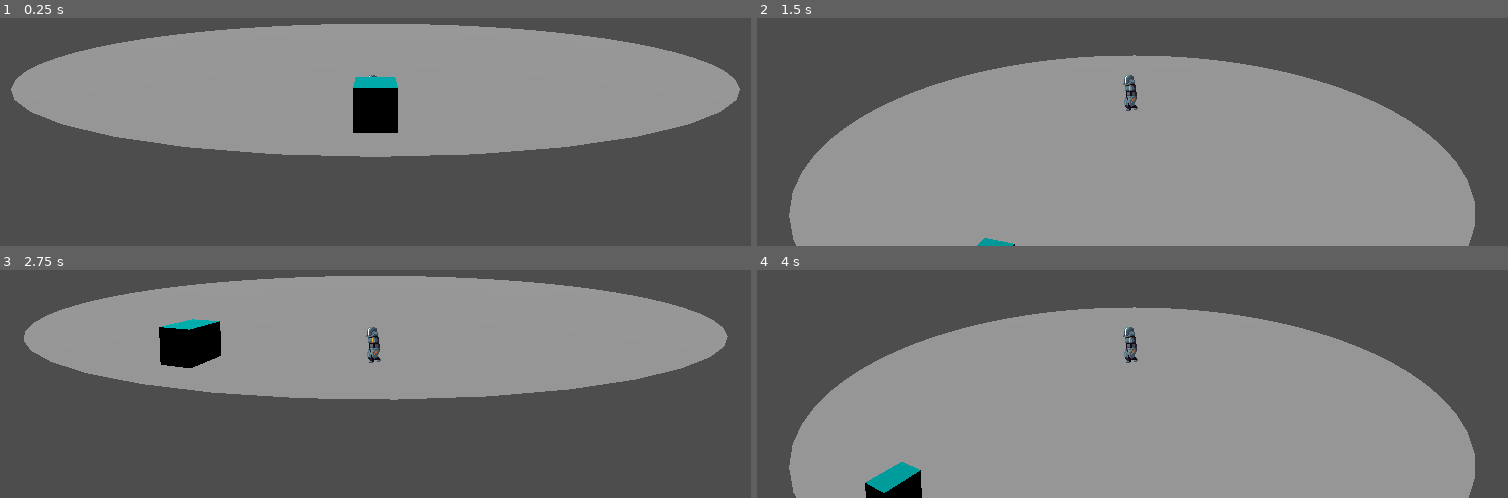
Above: before the commit, frames 1-4 (two rows, left to right).
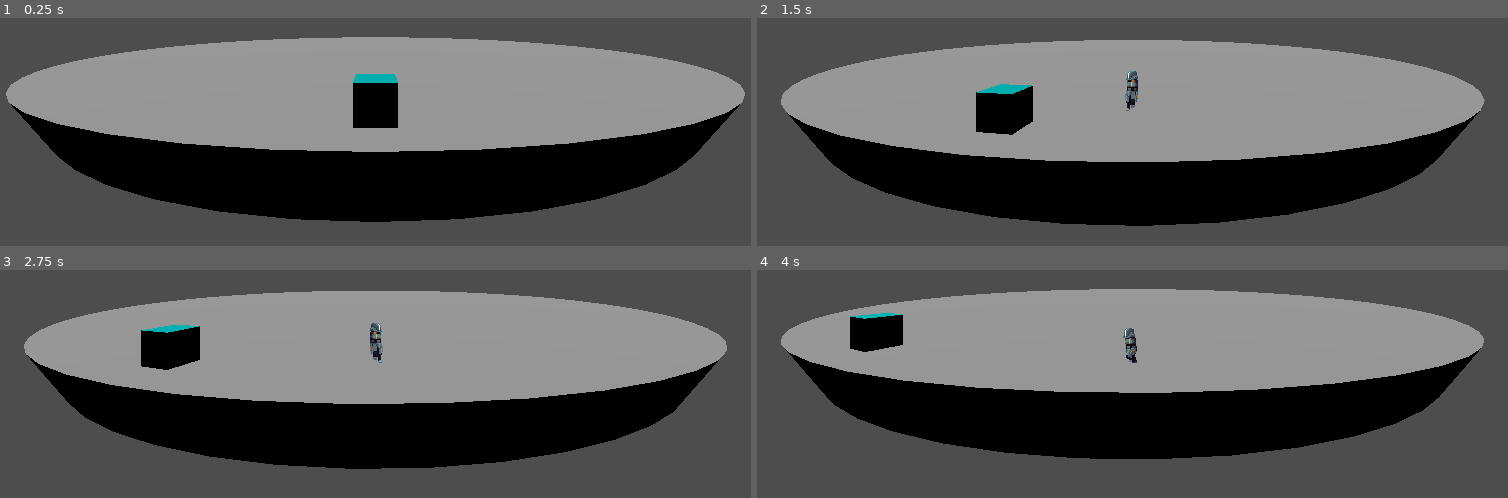
Above: after the commit, the same moments.

Repository: Jafeth12/VJ-FIB
Game: Godot game, scene res://main.tscn
Same seed, same stepped clock (60 frames per second), same inputs: the game is played once before the commit and once after it.
Inputs:
- Up to frame 1 (0.25 s): no input
- Up to frame 2 (1.5 s): tap Enter at 0.5 s; hold Right (move_right) 0.53-1.28 s; tap Up (jump) at 0.6, 0.77, 1.07, 1.35 s; hold Left (move_left) from 1.28 s (still down)
- Up to frame 3 (2.75 s): tap Up (jump) at 1.52, 1.82, 2.1 s; release Left (move_left) at 2.03 s; hold Right (move_right) from 2.03 s (still down)
- Up to frame 4 (4 s): tap Up (jump) at 2.85, 3.02, 3.32, 3.6, 3.77 s; release Right (move_right) at 3.53 s; hold Left (move_left) from 3.53 s (still down)

The runs differ from the first frame. In frame 1, 29% of the frame differs, in the area x 0-100%, y 2-90%; in frame 2, 52%; in frame 3, 30%; in frame 4, 59%, in the area x 3-97%, y 8-100%.

Commit message:
[IMP]: jugador se mueve bien y animaciones

Diff:
--- a/3D/entity.gd
+++ b/3D/entity.gd
@@ -1,5 +1,6 @@
 extends CharacterBody3D
 
+enum ANIMATION_STATES { IDLE, WALK, JUMP }
 
 @export var SPEED = PI/8 # 1 lap = 16 secs.
 const JUMP_VELOCITY = 10
@@ -10,6 +11,16 @@
 const player_radius = 18 # TODO: abtraer esto
 @export var alpha = 0
 
+var anim_state = ANIMATION_STATES.IDLE
+
+func _process(delta):
+	if anim_state == ANIMATION_STATES.IDLE:
+		$AnimationPlayer.play("Idle")
+	elif anim_state == ANIMATION_STATES.WALK:
+		$AnimationPlayer.play("Walk")
+	elif anim_state == ANIMATION_STATES.JUMP:
+		$AnimationPlayer.play("Jump")
+	look_at(Vector3(0, get_position().y, 0))
 
 func _physics_process(delta):
 	# Add the gravity.
@@ -40,9 +51,6 @@
 	if move_and_slide():
 		set_alpha_by_position(get_position())
 
-func _process(delta):
-	look_at(Vector3(0, get_position().y, 0))
-
 func get_next_xz():
 	return Vector2(player_radius*sin(alpha), player_radius*cos(alpha))
 
--- a/3D/platform.tscn
+++ b/3D/platform.tscn
@@ -4,7 +4,7 @@
 
 [sub_resource type="CylinderMesh" id="CylinderMesh_8r35x"]
 top_radius = 20.0
-bottom_radius = 5.0
+bottom_radius = 19.0
 
 [sub_resource type="CylinderShape3D" id="CylinderShape3D_k3lfb"]
 radius = 20.0
@@ -29,7 +29,7 @@
 shape = SubResource("CylinderShape3D_k3lfb")
 
 [node name="StaticBody3D" type="StaticBody3D" parent="."]
-transform = Transform3D(1, 0, 0, 0, 1, 0, 0, 0, 1, 0, 1.59469, 18.6388)
+transform = Transform3D(1, 0, 0, 0, 1, 0, 0, 0, 1, 0, 1.595, 18.5)
 
 [node name="cube_mesh" type="MeshInstance3D" parent="StaticBody3D"]
 mesh = SubResource("BoxMesh_pj8i0")
--- a/3D/player.gd
+++ b/3D/player.gd
@@ -1,10 +1,115 @@
-extends Node3D
+extends CharacterBody3D
 
+enum ANIMATION_STATES { IDLE, WALK, JUMP }
+enum FACING { LEFT, RIGHT }
 
-# Called when the node enters the scene tree for the first time.
+@export var SPEED = PI/8 # 1 lap = 16 secs.
+const JUMP_VELOCITY = 7
+
+# Get the gravity from the project settings to be synced with RigidBody nodes.
+# var gravity = ProjectSettings.get_setting("physics/3d/default_gravity")
+const gravity = 15 # TODO: abstraer esto
+const player_radius = 18 # TODO: abtraer esto
+@export var alpha = 0
+
+@export var our_scale = 3
+
+var anim_state = ANIMATION_STATES.IDLE
+var facing = FACING.RIGHT
+
 func _ready():
-	pass
+	$sprite.set_scale(Vector3(our_scale, our_scale, our_scale))
+	$sprite.play("idle")
 
-# Called every frame. 'delta' is the elapsed time since the previous frame.
 func _process(delta):
-	pass
+	update_facing()
+	update_anim_state()
+	look_at(Vector3(0, get_position().y, 0))
+
+func _physics_process(delta):
+	# Add the gravity.
+	if not is_on_floor():
+		velocity.y -= gravity * delta
+
+	# Handle jump.
+	if Input.is_action_just_pressed("jump") and is_on_floor():
+		velocity.y = JUMP_VELOCITY
+
+	# Get the input direction and handle the movement/deceleration.
+	# As good practice, you should replace UI actions with custom gameplay actions.
+	var right_pressed = Input.is_action_pressed("move_right")
+	var left_pressed = Input.is_action_pressed("move_left")
+
+	# Get direction of movement
+	var circular_dir = 0;
+	if right_pressed && !left_pressed:
+		circular_dir = 1
+		facing = FACING.RIGHT
+	elif left_pressed && !right_pressed:
+		circular_dir = -1
+		facing = FACING.LEFT
+
+	# Update alpha
+	alpha += circular_dir * SPEED * delta
+	var next_xz = get_next_xz()
+	velocity.x = (next_xz.x - get_position().x)/delta
+	velocity.z = (next_xz.y - get_position().z)/delta
+
+	var length = velocity.length()
+	if length < 0.005:
+		velocity = Vector3(0, 0, 0)
+
+	move_and_slide()
+	if is_on_wall():
+		set_alpha_by_position(get_position())
+
+func update_anim_state():
+	var current_anim = $sprite.animation
+
+	# prox_estado:
+	match anim_state:
+		ANIMATION_STATES.IDLE:
+			if velocity.y != 0:
+				anim_state = ANIMATION_STATES.JUMP
+			elif velocity.length() > 0:
+				anim_state = ANIMATION_STATES.WALK
+
+		ANIMATION_STATES.WALK:
+			if velocity.y != 0:
+				anim_state = ANIMATION_STATES.JUMP
+			elif velocity.length() == 0:
+				anim_state = ANIMATION_STATES.IDLE
+
+		ANIMATION_STATES.JUMP:
+			if is_on_floor():
+				if velocity.length() > 0:
+					anim_state = ANIMATION_STATES.WALK
+				elif velocity.length() == 0:
+					anim_state = ANIMATION_STATES.IDLE
+
+	# logica_salida:
+	match anim_state:
+		ANIMATION_STATES.IDLE:
+			if current_anim != "idle":
+				$sprite.play("idle")
+
+		ANIMATION_STATES.WALK:
+			if current_anim != "walk":
+				$sprite.play("walk")
+
+		ANIMATION_STATES.JUMP:
+			if current_anim != "jump":
+				$sprite.play("jump")
+
+func update_facing():
+	if facing == FACING.RIGHT:
+		$sprite.set_scale(Vector3(-our_scale, our_scale, our_scale))
+	elif facing == FACING.LEFT:
+		$sprite.set_scale(Vector3(our_scale, our_scale, our_scale))
+
+func get_next_xz():
+	return Vector2(player_radius*sin(alpha), player_radius*cos(alpha))
+
+func set_alpha_by_position(pos):
+	alpha = asin(pos.x/player_radius)
+	# alpha = acos(pos.z/player_radius) # same shit
--- a/3D/player.tscn
+++ b/3D/player.tscn
@@ -1,9 +1,10 @@
-[gd_scene load_steps=48 format=3 uid="uid://d2h5lpkd1b7ff"]
+[gd_scene load_steps=50 format=3 uid="uid://d2h5lpkd1b7ff"]
 
 [ext_resource type="Script" path="res://player.gd" id="1_l5rtp"]
-[ext_resource type="PackedScene" uid="uid://dokf3j2lqi14t" path="res://entity.tscn" id="2_fpybq"]
 [ext_resource type="Texture2D" uid="uid://boqo6wfu1f426" path="res://art/PlayerCyborg-a.png" id="2_vbfnd"]
 
+[sub_resource type="BoxShape3D" id="BoxShape3D_1e10u"]
+
 [sub_resource type="AtlasTexture" id="AtlasTexture_2fqki"]
 atlas = ExtResource("2_vbfnd")
 region = Rect2(256, 0, 64, 64)
@@ -96,17 +97,29 @@
 atlas = ExtResource("2_vbfnd")
 region = Rect2(192, 0, 64, 64)
 
-[sub_resource type="AtlasTexture" id="AtlasTexture_cgmhu"]
-atlas = ExtResource("2_vbfnd")
-region = Rect2(448, 320, 64, 64)
-
-[sub_resource type="AtlasTexture" id="AtlasTexture_lyqku"]
-atlas = ExtResource("2_vbfnd")
-region = Rect2(512, 320, 64, 64)
-
-[sub_resource type="AtlasTexture" id="AtlasTexture_d8rds"]
-atlas = ExtResource("2_vbfnd")
-region = Rect2(576, 320, 64, 64)
+[sub_resource type="AtlasTexture" id="AtlasTexture_6gdfq"]
+atlas = ExtResource("2_vbfnd")
+region = Rect2(0, 192, 64, 64)
+
+[sub_resource type="AtlasTexture" id="AtlasTexture_hcypx"]
+atlas = ExtResource("2_vbfnd")
+region = Rect2(64, 192, 64, 64)
+
+[sub_resource type="AtlasTexture" id="AtlasTexture_t7cbd"]
+atlas = ExtResource("2_vbfnd")
+region = Rect2(128, 192, 64, 64)
+
+[sub_resource type="AtlasTexture" id="AtlasTexture_k4pa8"]
+atlas = ExtResource("2_vbfnd")
+region = Rect2(192, 192, 64, 64)
+
+[sub_resource type="AtlasTexture" id="AtlasTexture_w6kmn"]
+atlas = ExtResource("2_vbfnd")
+region = Rect2(256, 192, 64, 64)
+
+[sub_resource type="AtlasTexture" id="AtlasTexture_mr3ki"]
+atlas = ExtResource("2_vbfnd")
+region = Rect2(320, 192, 64, 64)
 
 [sub_resource type="AtlasTexture" id="AtlasTexture_y6kjd"]
 atlas = ExtResource("2_vbfnd")
@@ -259,18 +272,27 @@
 "speed": 8.0
 }, {
 "frames": [{
-"duration": 4.0,
-"texture": SubResource("AtlasTexture_cgmhu")
-}, {
-"duration": 1.0,
-"texture": SubResource("AtlasTexture_lyqku")
-}, {
-"duration": 1.0,
-"texture": SubResource("AtlasTexture_d8rds")
-}],
-"loop": true,
+"duration": 3.0,
+"texture": SubResource("AtlasTexture_6gdfq")
+}, {
+"duration": 1.0,
+"texture": SubResource("AtlasTexture_hcypx")
+}, {
+"duration": 1.0,
+"texture": SubResource("AtlasTexture_t7cbd")
+}, {
+"duration": 1.0,
+"texture": SubResource("AtlasTexture_k4pa8")
+}, {
+"duration": 1.0,
+"texture": SubResource("AtlasTexture_w6kmn")
+}, {
+"duration": 1.0,
+"texture": SubResource("AtlasTexture_mr3ki")
+}],
+"loop": false,
 "name": &"jump",
-"speed": 5.0
+"speed": 15.0
 }, {
 "frames": [{
 "duration": 1.0,
@@ -326,23 +348,19 @@
 "speed": 10.0
 }]
 
-[sub_resource type="BoxShape3D" id="BoxShape3D_1e10u"]
-
-[node name="player" type="Node3D"]
+[node name="player" type="CharacterBody3D"]
 script = ExtResource("1_l5rtp")
 
-[node name="generic-entity" parent="." instance=ExtResource("2_fpybq")]
-
-[node name="animation" type="AnimatedSprite3D" parent="generic-entity"]
+[node name="collision" type="CollisionShape3D" parent="."]
+transform = Transform3D(1, 0, 0, 0, 1, 0, 0, 0, 1, 0, 0.5, 0)
+shape = SubResource("BoxShape3D_1e10u")
+
+[node name="sprite" type="AnimatedSprite3D" parent="."]
 transform = Transform3D(3, 0, 0, 0, 3, 0, 0, 0, 3, 0, 0.449255, 0)
+lod_bias = 0.001
 texture_filter = 0
 sprite_frames = SubResource("SpriteFrames_72fuo")
-animation = &"walk"
-frame_progress = 0.468077
-
-[node name="collision" type="CollisionShape3D" parent="generic-entity"]
-transform = Transform3D(1, 0, 0, 0, 1, 0, 0, 0, 1, 0, 0.5, 0)
-shape = SubResource("BoxShape3D_1e10u")
-
-[node name="camera" type="Camera3D" parent="generic-entity"]
+animation = &"idle"
+
+[node name="camera" type="Camera3D" parent="."]
 transform = Transform3D(1, 0, 0, 0, 1, 0, 0, 0, 1, 0, 2.45, 8)
